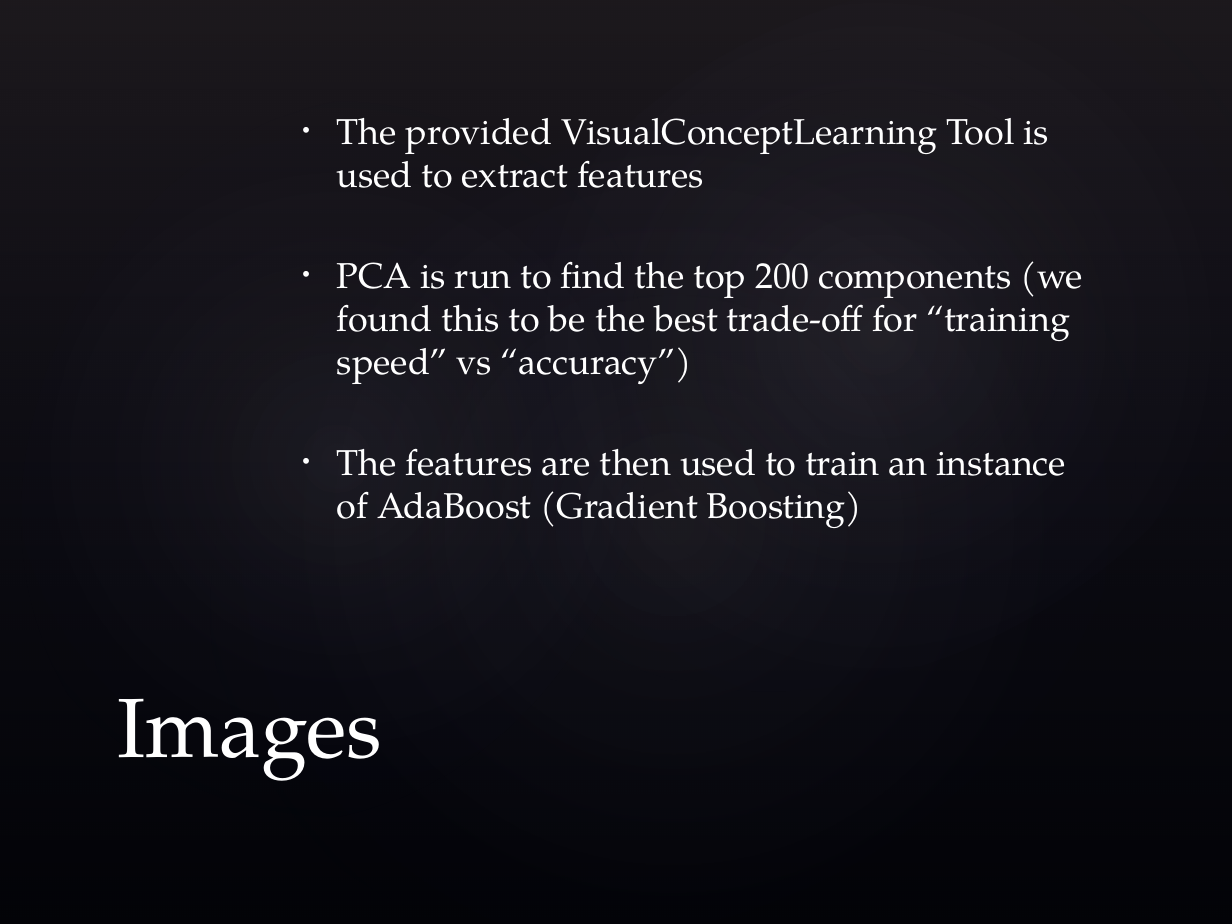
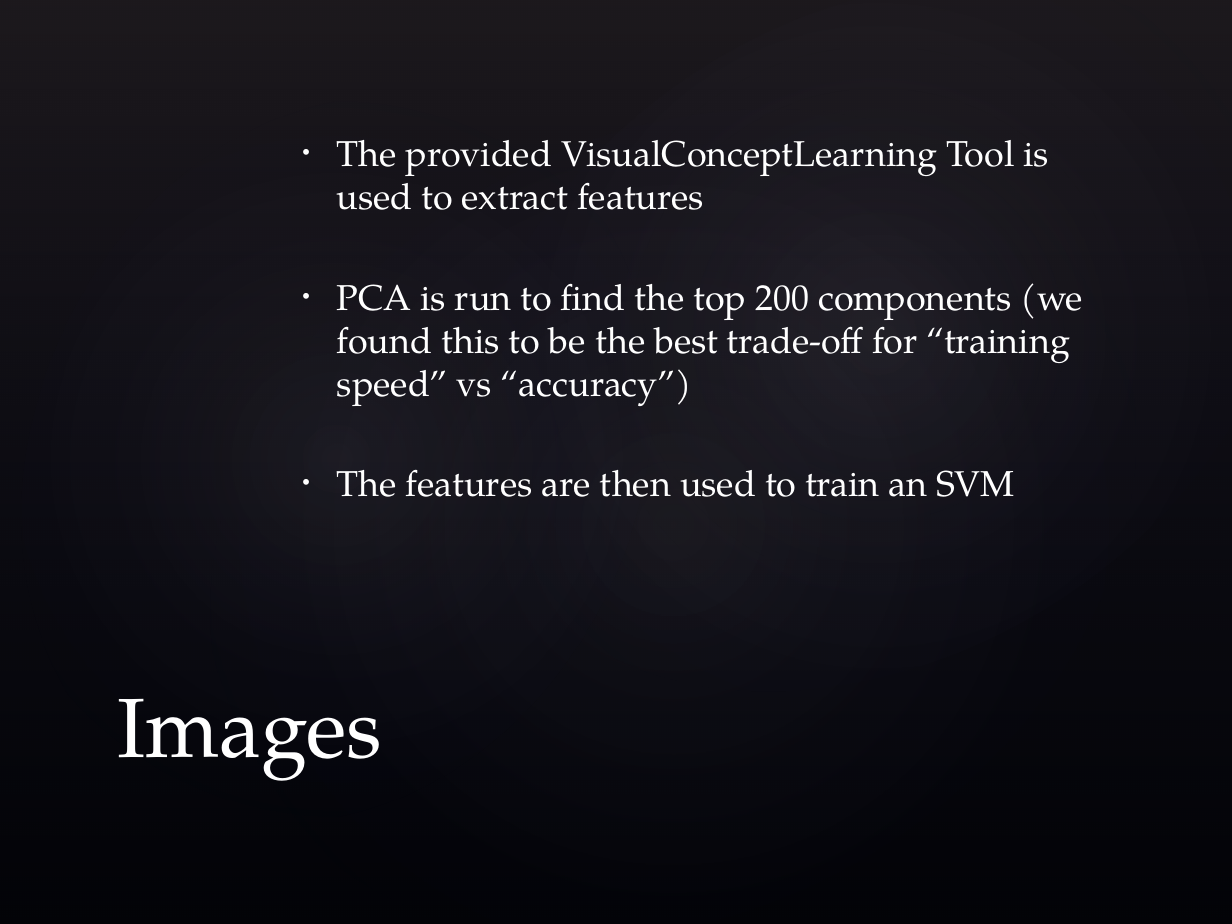
Before and after one commit to chenzeyu/demographic_prediction, a slide deck: slide 6 of User Demography Prediction.pptx. Drawn at 1232x924 pixels with LibreOffice and Linux fonts; fonts in the diff are those of the drawing; background and template pictures are left out. Boxes give left, top, right and bottom in pixels: in the first picture for what was removed or moved away, otherwise in the second. Text is boxed around its words. In the diff, an @@ line names an element or a change of style, - is before the commit and + after.

```diff
--- a/User Demography Prediction.pptx
+++ b/User Demography Prediction.pptx
@@ text at <box>337,469,1014,497</box>: text changed @@
-• The features are then used to train an instance of AdaBoost (Gradient Boosting)
+• The features are then used to train an SVM
```
Also in this commit, not shown: 6 other files.
